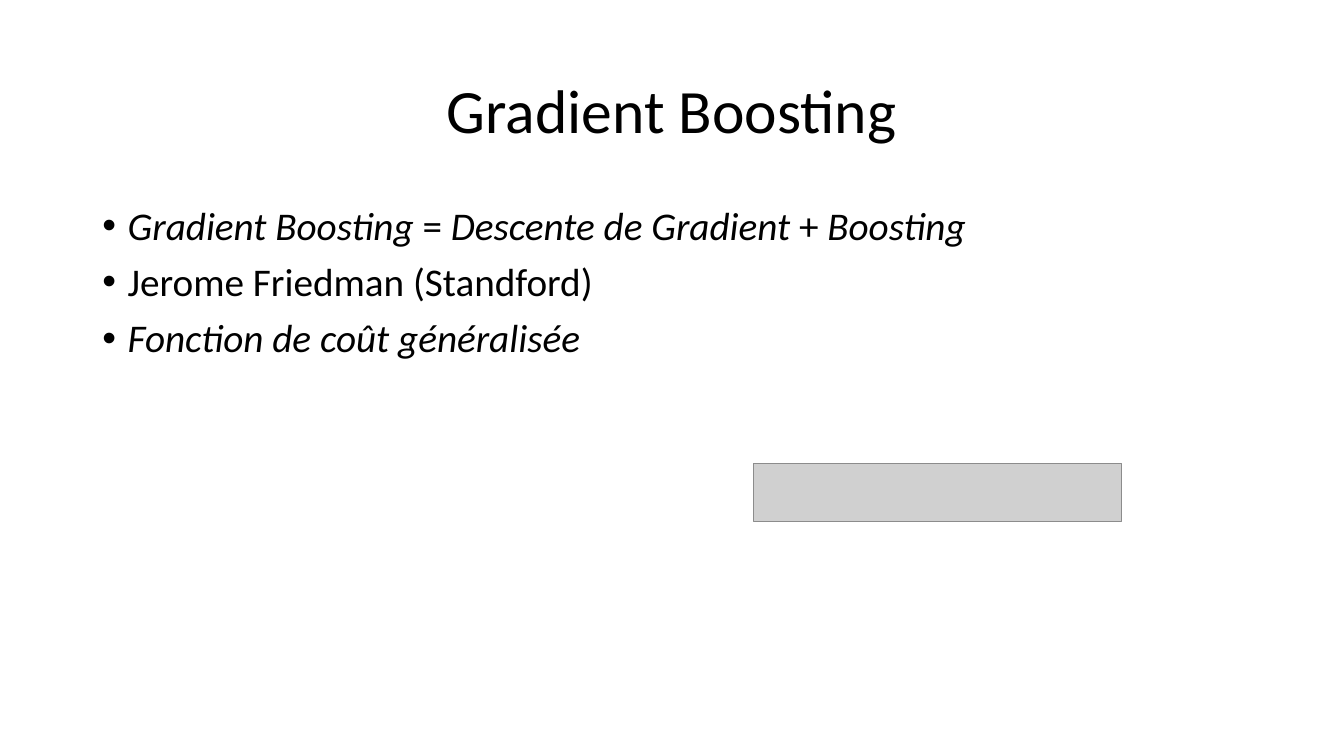
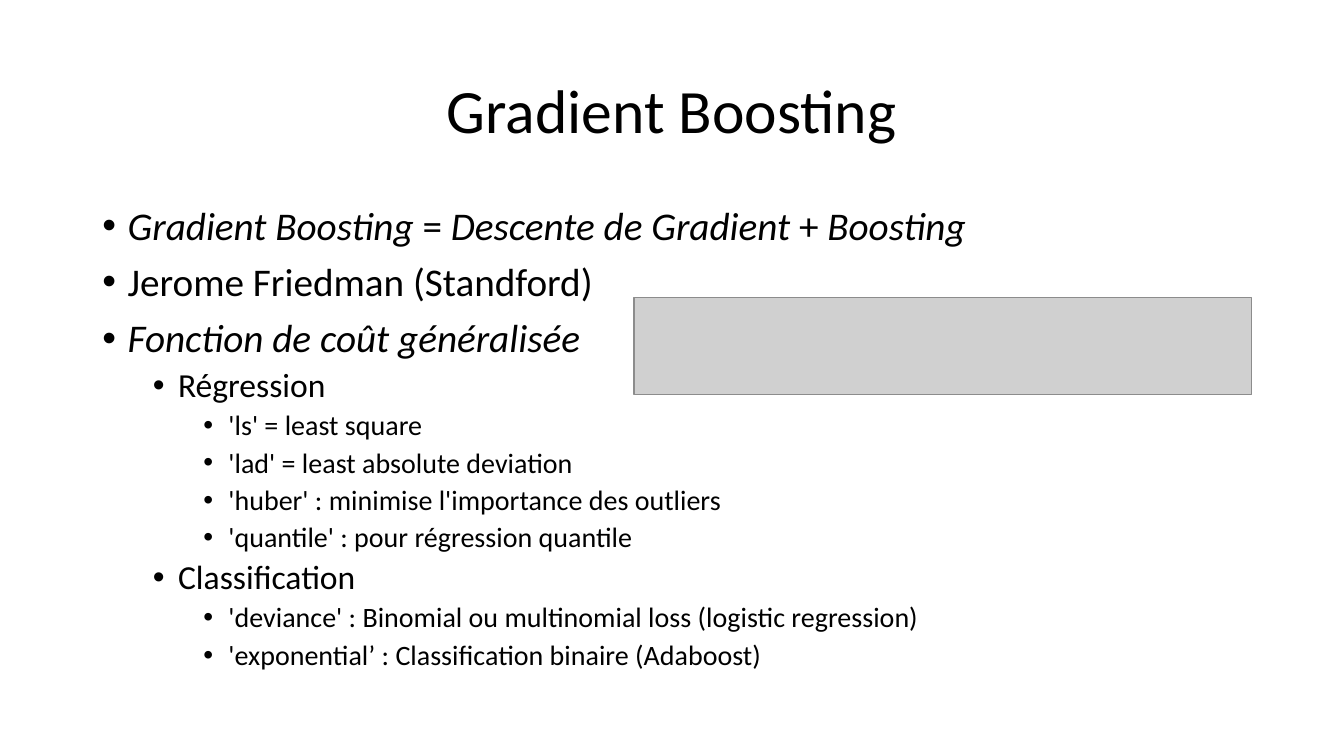
Before and after one commit to morganscao/Projet5, a slide deck: slide 35 of Rapport/P5 - Segmentez les comportements de clients.pptx. Drawn at 1344x756 pixels with LibreOffice and Linux fonts; fonts in the diff are those of the drawing; grey boxes stand for pictures. Boxes give left, top, right and bottom in pixels: in the first picture for what was removed or moved away, otherwise in the second. Text is boxed around its words. In the diff, an @@ line names an element or a change of style, - is before the commit and + after.

```diff
--- a/Rapport/P5 - Segmentez les comportements de clients.pptx
+++ b/Rapport/P5 - Segmentez les comportements de clients.pptx
@@ picture: place and size @@
-picture at [753,464,1122,521]
+picture at [634,297,1252,394]
@@ text at [178,374,917,670]: paragraphs added @@
+  • Régression
+    • 'ls' = least square
+    • 'lad' = least absolute deviation
+    • 'huber' : minimise l'importance des outliers
+    • 'quantile' : pour régression quantile
+  • Classification
+    • 'deviance' : Binomial ou multinomial loss (logistic regression)
+    • 'exponential’ : Classification binaire (Adaboost)
```
Also in this commit, not shown: 7 other slides changed, 1 slide added, 1 other file.
